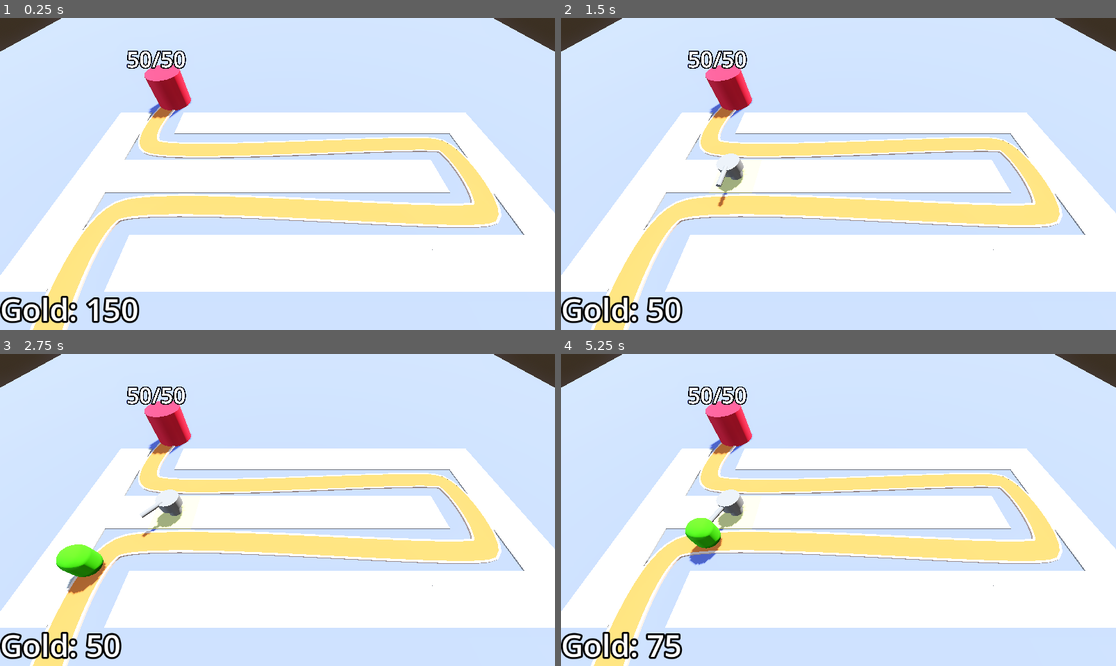
Above: before the commit, frames 1-4 (two rows, left to right).
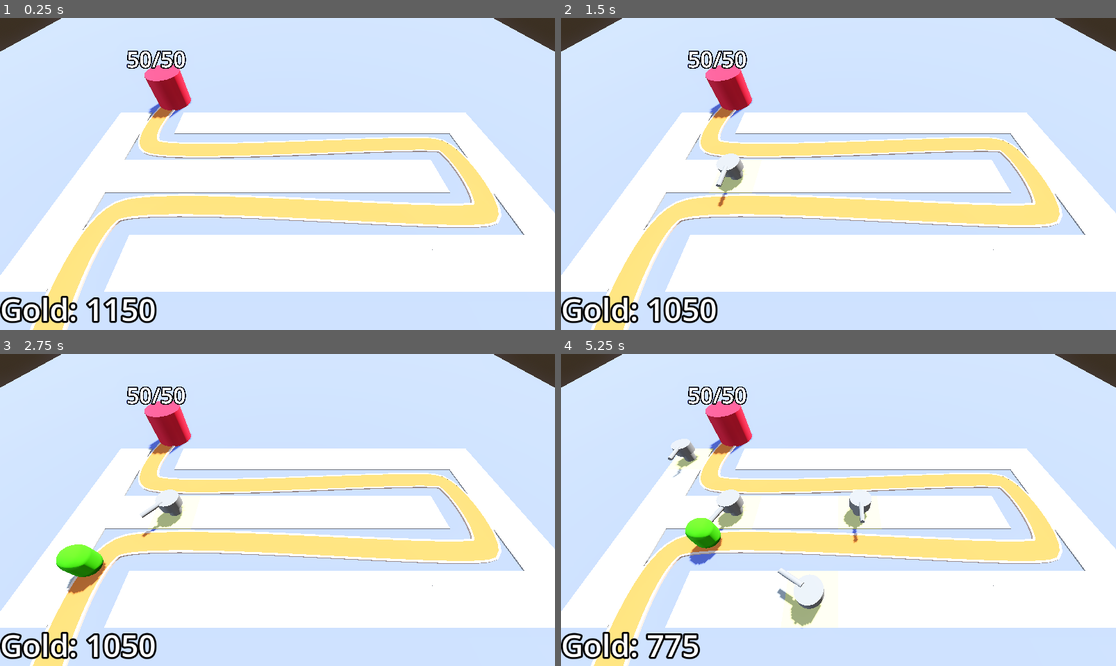
Above: after the commit, the same moments.

Repository: ConnerGordon/barbarian-blaster
Game: Godot game, scene res://levels/baselevel.tscn
Same seed, same stepped clock (60 frames per second), same inputs: the game is played once before the commit and once after it.
Inputs (mouse positions are in pixels of both pictures, inside the frame that each line leads up to):
- Up to frame 1 (0.25 s): no input
- Up to frame 2 (1.5 s): tap Enter at 0.5 s; move the mouse to (960, 158) at 0.52 s; click (960, 158) at 0.6 s; tap Space at 1.25 s; move the mouse to (727, 189) at 1.27 s; click (727, 189) at 1.35 s
- Up to frame 3 (2.75 s): tap Enter at 2 s; move the mouse to (333, 441) at 2.02 s; click (333, 441) at 2.1 s
- Up to frame 4 (5.25 s): move the mouse to (810, 572) at 2.77 s; click (810, 572) at 2.85 s; move the mouse to (1005, 556) at 3.52 s; click (1005, 556) at 3.6 s; move the mouse to (672, 463) at 4.27 s; click (672, 463) at 4.35 s; move the mouse to (866, 510) at 5.02 s; click (866, 510) at 5.1 s

The runs differ from the first frame. In frame 1, 0.6% of the frame differs, in the area x 18-29%, y 89-98%; in frame 2, 0.6%; in frame 3, 0.6%; in frame 4, 1.6%, in the area x 18-58%, y 27-98%.

Commit message:
victory screen w stars

Diff:
--- a/levels/bank.gd
+++ b/levels/bank.gd
@@ -1,7 +1,7 @@
 extends MarginContainer
 @onready var label: Label = $Label
 
-@export var starting_gold := 150
+@export var starting_gold := 1150
 
 var gold : int:
 	set(ngold):
--- a/levels/baselevel.tscn
+++ b/levels/baselevel.tscn
@@ -8,6 +8,7 @@
 [ext_resource type="PackedScene" uid="uid://crmtyoi82pkfo" path="res://turret/turret.tscn" id="6_76r3m"]
 [ext_resource type="Script" uid="uid://5ecumuywgjib" path="res://levels/bank.gd" id="7_76r3m"]
 [ext_resource type="PackedScene" uid="uid://kjqfitqpw640" path="res://difficultymanager/difficultymanager.tscn" id="8_bdbma"]
+[ext_resource type="PackedScene" uid="uid://b452o2fa26lyp" path="res://ui/victorylayer.tscn" id="9_lqihp"]
 
 [sub_resource type="ProceduralSkyMaterial" id="ProceduralSkyMaterial_weftf"]
 sky_horizon_color = Color(0.66224277, 0.6717428, 0.6867428, 1)
@@ -152,17 +153,8 @@
 
 [node name="difficultymanager" parent="." unique_id=738049279 instance=ExtResource("8_bdbma")]
 
-[node name="victorylayer" type="CanvasLayer" parent="." unique_id=923579249]
+[node name="victorylayer" parent="." unique_id=547531702 instance=ExtResource("9_lqihp")]
 visible = false
-
-[node name="ColorRect" type="ColorRect" parent="victorylayer" unique_id=1295525145]
-anchors_preset = 15
-anchor_right = 1.0
-anchor_bottom = 1.0
-grow_horizontal = 2
-grow_vertical = 2
-mouse_filter = 2
-color = Color(0, 0, 0, 0.2784314)
 
 [connection signal="timeout" from="Path3D/Timer" to="Path3D" method="_on_timer_timeout"]
 [connection signal="stopspawning" from="difficultymanager" to="Path3D" method="_on_difficultymanager_stopspawning"]
--- a/levels/path_3d.gd
+++ b/levels/path_3d.gd
@@ -20,7 +20,7 @@
 		for child in get_children():
 			if child is enemy:
 				return
-		victory_layer.visible = true
+		victory_layer.victory()
 
 func _on_timer_timeout() -> void:
 	spawn_enemy()
--- a/ui/victorylayer.gd
+++ b/ui/victorylayer.gd
@@ -1,11 +1,30 @@
 extends CanvasLayer
 
-
-# Called when the node enters the scene tree for the first time.
-func _ready() -> void:
-	pass # Replace with function body.
+@onready var star_2: TextureRect = %star2
+@onready var star_3: TextureRect = %star3
+@onready var base := get_tree().get_first_node_in_group("base")
+@onready var bank := get_tree().get_first_node_in_group("goonbank")
 
 
-# Called every frame. 'delta' is the elapsed time since the previous frame.
-func _process(delta: float) -> void:
-	pass
+
+@onready var health_label: Label = %healthLabel
+@onready var g: Label = %g
+
+
+func _on_retry_pressed() -> void:
+	get_tree().reload_current_scene()
+
+
+func _on_quit_pressed() -> void:
+	get_tree().quit()
+
+
+
+func victory()->void:
+	visible = true
+	if base.var_health == base.max_health:
+		star_2.modulate = Color.WHITE
+		health_label.visible = true
+	if bank.gold >= 500:
+		star_3.modulate = Color.WHITE
+		g.visible = true
--- a/ui/victorylayer.tscn
+++ b/ui/victorylayer.tscn
@@ -1,9 +1,17 @@
 [gd_scene format=3 uid="uid://b452o2fa26lyp"]
+
+[ext_resource type="Script" uid="uid://ucnyenjcao8v" path="res://ui/victorylayer.gd" id="1_yskru"]
+[ext_resource type="Texture2D" uid="uid://ban4h44jqo3ab" path="res://assets/star.png" id="2_cumbw"]
 
 [sub_resource type="LabelSettings" id="LabelSettings_xsnsp"]
 font_size = 100
 
+[sub_resource type="LabelSettings" id="LabelSettings_cumbw"]
+
+[sub_resource type="LabelSettings" id="LabelSettings_bkf3r"]
+
 [node name="victorylayer" type="CanvasLayer" unique_id=547531702]
+script = ExtResource("1_yskru")
 
 [node name="ColorRect" type="ColorRect" parent="." unique_id=178460507]
 anchors_preset = 15
@@ -24,6 +32,7 @@
 size_flags_vertical = 4
 
 [node name="PanelContainer" type="PanelContainer" parent="CenterContainer" unique_id=1254348457]
+custom_minimum_size = Vector2(400, 400)
 layout_mode = 2
 
 [node name="VBoxContainer" type="VBoxContainer" parent="CenterContainer/PanelContainer" unique_id=1220994605]
@@ -33,20 +42,76 @@
 layout_mode = 2
 text = "victory"
 label_settings = SubResource("LabelSettings_xsnsp")
+horizontal_alignment = 1
+
+[node name="starContainer" type="HBoxContainer" parent="CenterContainer/PanelContainer/VBoxContainer" unique_id=918113899]
+layout_mode = 2
+
+[node name="star1" type="TextureRect" parent="CenterContainer/PanelContainer/VBoxContainer/starContainer" unique_id=1414418419]
+custom_minimum_size = Vector2(128, 128)
+layout_mode = 2
+texture = ExtResource("2_cumbw")
+expand_mode = 2
+stretch_mode = 5
+
+[node name="star2" type="TextureRect" parent="CenterContainer/PanelContainer/VBoxContainer/starContainer" unique_id=258910262]
+unique_name_in_owner = true
+modulate = Color(0, 0, 0, 1)
+custom_minimum_size = Vector2(128, 128)
+layout_mode = 2
+texture = ExtResource("2_cumbw")
+expand_mode = 2
+stretch_mode = 5
+
+[node name="star3" type="TextureRect" parent="CenterContainer/PanelContainer/VBoxContainer/starContainer" unique_id=1595462764]
+unique_name_in_owner = true
+modulate = Color(0, 0, 0, 1)
+custom_minimum_size = Vector2(128, 128)
+layout_mode = 2
+texture = ExtResource("2_cumbw")
+expand_mode = 2
+stretch_mode = 5
+
+[node name="survivedLabel" type="Label" parent="CenterContainer/PanelContainer/VBoxContainer" unique_id=948982191]
+unique_name_in_owner = true
+layout_mode = 2
+text = "    Survived +1"
+label_settings = SubResource("LabelSettings_cumbw")
+horizontal_alignment = 1
+
+[node name="healthLabel" type="Label" parent="CenterContainer/PanelContainer/VBoxContainer" unique_id=1495013557]
+unique_name_in_owner = true
+visible = false
+layout_mode = 2
+text = "health +1"
+label_settings = SubResource("LabelSettings_bkf3r")
+horizontal_alignment = 1
+
+[node name="g" type="Label" parent="CenterContainer/PanelContainer/VBoxContainer" unique_id=1157951027]
+unique_name_in_owner = true
+visible = false
+layout_mode = 2
+text = "money money money +1"
+horizontal_alignment = 1
 
 [node name="HBoxContainer" type="HBoxContainer" parent="CenterContainer/PanelContainer/VBoxContainer" unique_id=1461735657]
 custom_minimum_size = Vector2(0, 50)
 layout_mode = 2
+size_flags_vertical = 10
 theme_override_constants/separation = 20
 alignment = 1
 
 [node name="quit" type="Button" parent="CenterContainer/PanelContainer/VBoxContainer/HBoxContainer" unique_id=1076539984]
 layout_mode = 2
 theme_override_font_sizes/font_size = 38
-text = "retry"
+text = "quit"
 
 [node name="retry" type="Button" parent="CenterContainer/PanelContainer/VBoxContainer/HBoxContainer" unique_id=1550057944]
 layout_mode = 2
 size_flags_horizontal = 0
 theme_override_font_sizes/font_size = 38
-text = "quit"
+text = "retry
+"
+
+[connection signal="pressed" from="CenterContainer/PanelContainer/VBoxContainer/HBoxContainer/quit" to="." method="_on_quit_pressed"]
+[connection signal="pressed" from="CenterContainer/PanelContainer/VBoxContainer/HBoxContainer/retry" to="." method="_on_retry_pressed"]
Binary file added: assets/star.png
Not shown, added: assets/star.png.import
